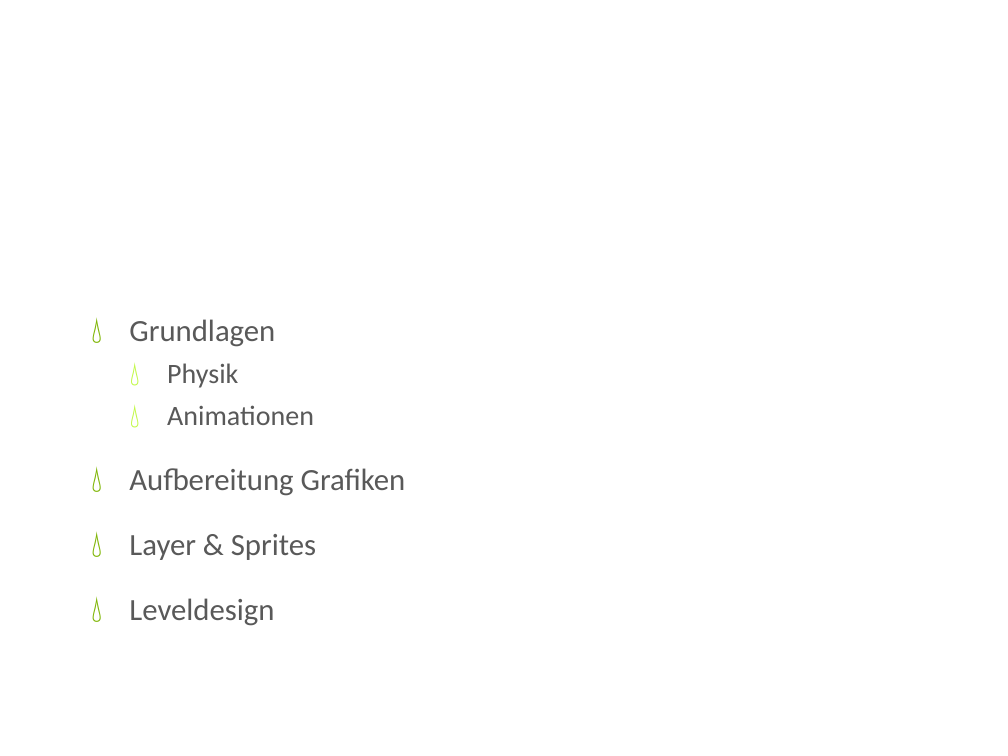
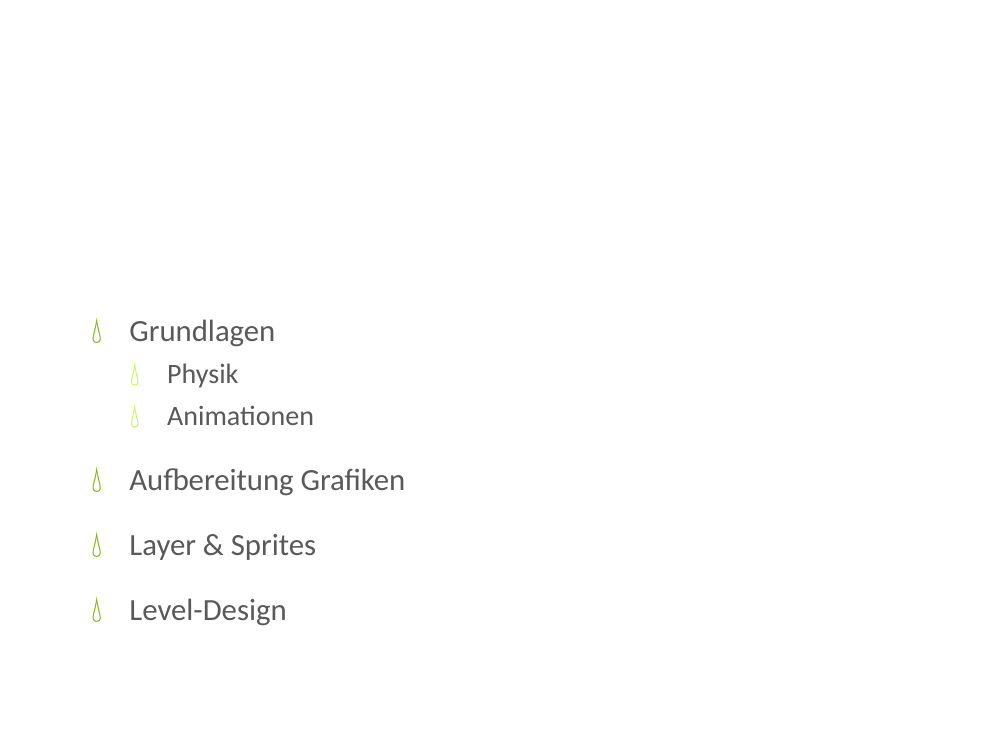
Before and after one commit to iluuu1994/Super-Mario-Bros, a slide deck: slide 16 of Resources/docs/CGR Präsentation.pptx. Drawn at 1008x756 pixels with LibreOffice and Linux fonts; fonts in the diff are those of the drawing; background and template pictures are left out. Boxes give left, top, right and bottom in pixels: in the first picture for what was removed or moved away, otherwise in the second. Text is boxed around its words. In the diff, an @@ line names an element or a change of style, - is before the commit and + after.

```diff
--- a/Resources/docs/CGR Präsentation.pptx
+++ b/Resources/docs/CGR Präsentation.pptx
@@ text at (x1=129, y1=598, x2=286, y2=626): text changed @@
-💧 Leveldesign
+💧 Level-Design
```
Also in this commit, not shown: 3 other slides changed, 9 slides added.
